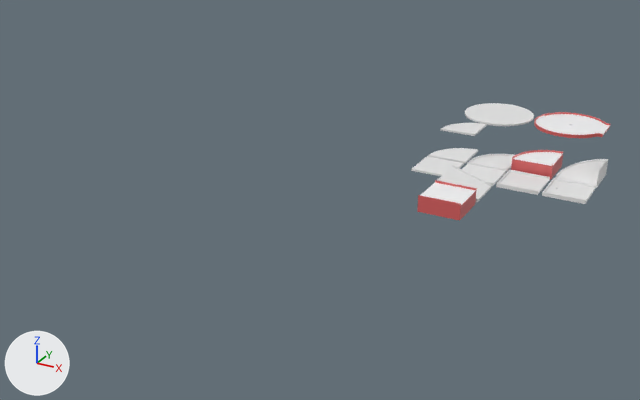
What one commit did to the FBX model project1/Assets/Own Assets/Cinema Models/MidgetGolf_ConstructionKit.fbx.
Before and after are seen from a camera (50 mm lens) standing at (7.41, -18.5, 8.18) and looking at (-1.86, -1.64, -0.25). Lighting does not change. The marker at lower left points along +X, +Y and +Z. Where no turn or scale is listed for an object, it has been applied to the vertices.

The scene before the commit, as lines of its bpy script (objects in view):
```python
me_mesh_001 = bpy.data.meshes.new('Mesh.001')
me_mesh_001.from_pydata(...)  # 323 vertices, 368 faces; spans x -1.0..1.0, y -1.0..1.0, z 0.0..0.1
# faces by material slot: [240, 128]
me_mesh_001.materials.append(mat_mat_1)  # red #d96161
me_mesh_001.materials.append(mat_mat)  # white #f8f8fa
me_mesh_007 = bpy.data.meshes.new('Mesh.007')
me_mesh_007.from_pydata(...)  # 48 vertices, 46 faces; spans x -0.5..0.5, y -0.5..0.5, z -0.025..0.07
me_mesh_008 = bpy.data.meshes.new('Mesh.008')
me_mesh_008.from_pydata(...)  # 48 vertices, 46 faces; spans x -0.5..0.5, y -0.5..0.5, z -0.025..0.07
ob_cube_2 = bpy.data.objects.new('Cube.2', me_mesh_008)
ob_cube_2.location = (1.1, 1.1, 0.0)
ob_cube_3 = bpy.data.objects.new('Cube.3', me_mesh_007)
ob_cube_3.location = (2.19, 1.11, 0.0)
ob_cylinder_6 = bpy.data.objects.new('Cylinder.6', me_mesh_001)
ob_cylinder_6.location = (2.1, 5.9, -0.03)
# also in view: 'Cylinder.4' at (2.2, 2.2, 0.17); 'Cube.5' at (1.1, -1.1, 0.17); 'Cube.4' at (1.1, 0.0, 0.17); 'Cube.1' at (0.0, 1.1, 0.0); 'Cube' at (3.29, 1.11, 0.02)
```
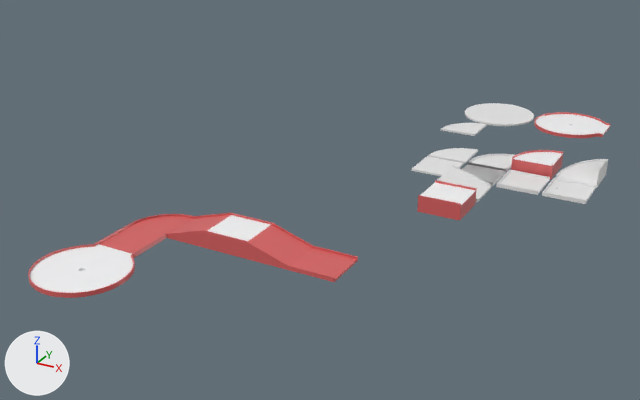
The newer file is also rescaled (x10.0), turned or shifted as a whole; pictures and numbers use the older file's frame.

Boxes [x1, y1, x2, y2] around the edits, measured in the pictures (640 x 400 px):
'Cylinder.9', added
    after: [28, 213, 358, 298]
    faces in mat_mat_1 (red #d96161): [28, 213, 358, 298]
    faces in mat_mat (white #f8f8fa): [30, 215, 270, 293]
'Cube.11', added
    after: [462, 162, 506, 186]

The change in detail:
Mesh me_mesh_1 is new.
It has 654 vertices, 698 faces and spans x -1.0..4.48, y -1.0..2.99, z 0.0..0.39.
Faces by material slot: [567, 131].
It uses material mat_mat_1 (red #d96161).
It uses material mat_mat (white #f8f8fa).
Object 'Cylinder.9' (ob_cylinder_9) is new; it shows me_mesh_1.
Its location is (-3.98, -7.36, -0.03).
Object 'Cube.11' (ob_cube_11) is new; it shows a copy of the mesh of ob_cube_2.
Its location is (1.1, 1.1, 0.0).
